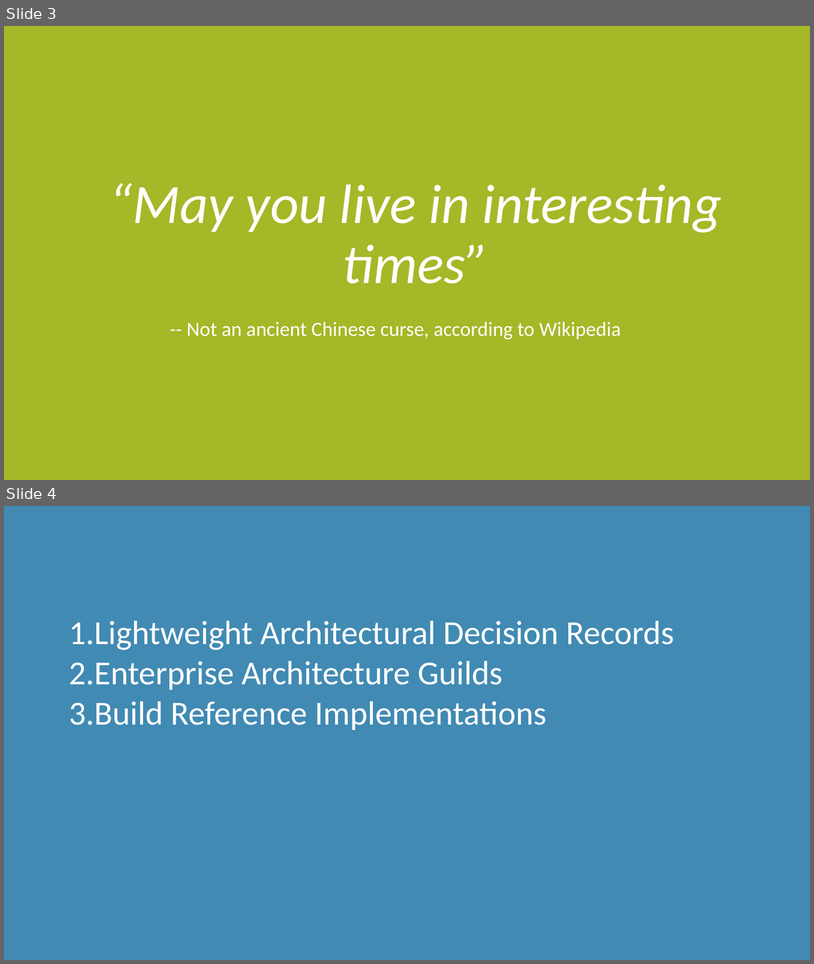
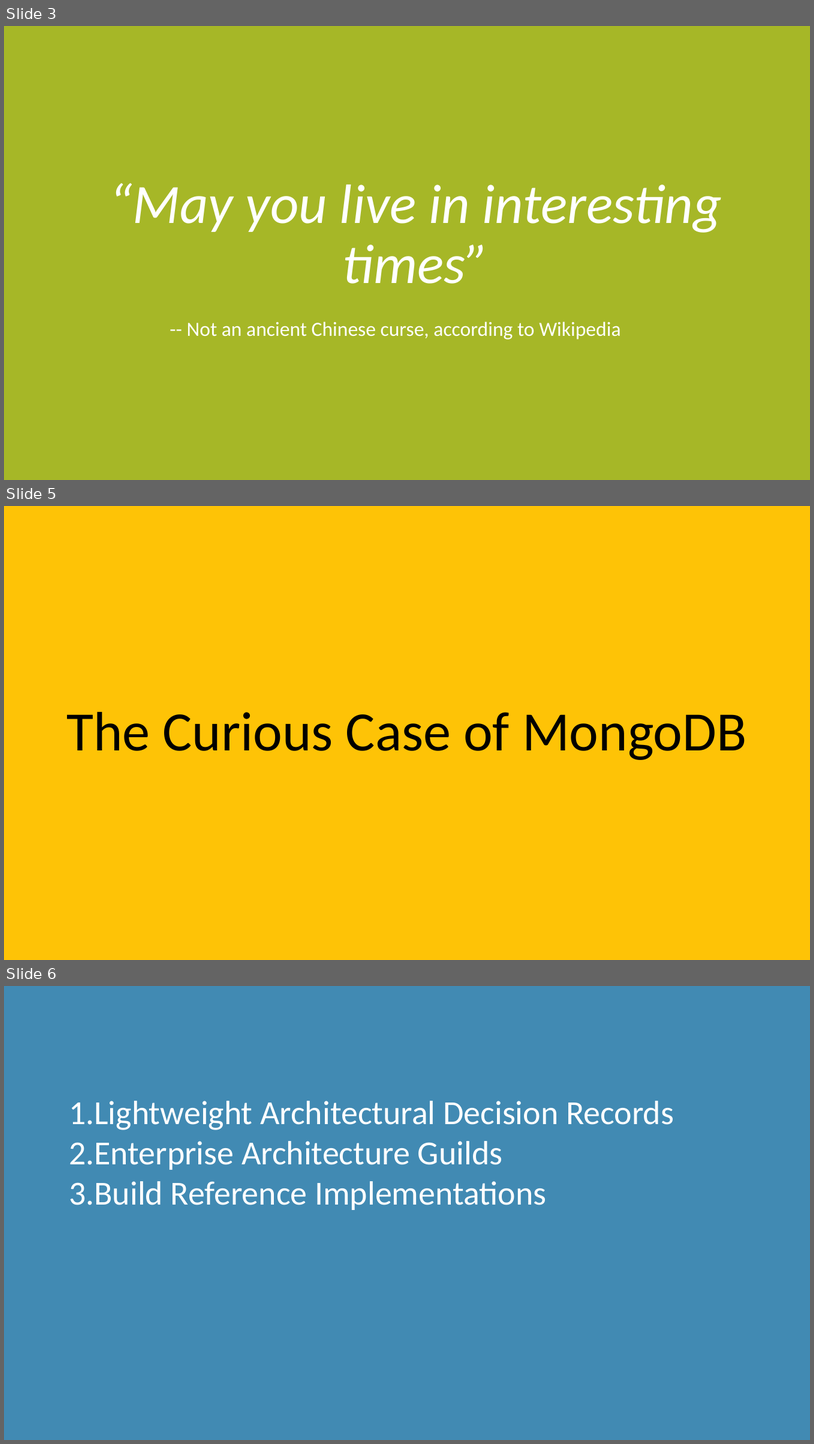
Before and after one commit to davidaayers/comm-and-doc-arch-decisions, a slide deck: comm-and-doc-arch-decisions.pptx. Shown one above the other, each under a label of ours: slides 3 and 4 before the commit, slides 3, 5 and 6 after it; the slides between them are not shown. The pictures are 814x964 and 814x1444 pixels, drawn with LibreOffice and Linux fonts; fonts in the diff are those of the drawing. Boxes give left, top, right and bottom in pixels: in the first picture for what was removed or moved away, otherwise in the second. Text is boxed around its words. In the diff, an @@ line names an element or a change of style, - is before the commit and + after.

```diff
--- a/comm-and-doc-arch-decisions.pptx
+++ b/comm-and-doc-arch-decisions.pptx
@@ slide 5 added at (4, 506, 810, 960), background #FEC306 @@
@@ title added at (66, 712, 747, 760), 66 pt, text #000000 @@
+The Curious Case of MongoDB
@@ what was slide 4 is now slide 6 @@
```
Also in this commit, not shown: 1 slide changed, 1 other slide added, 1 other file.
